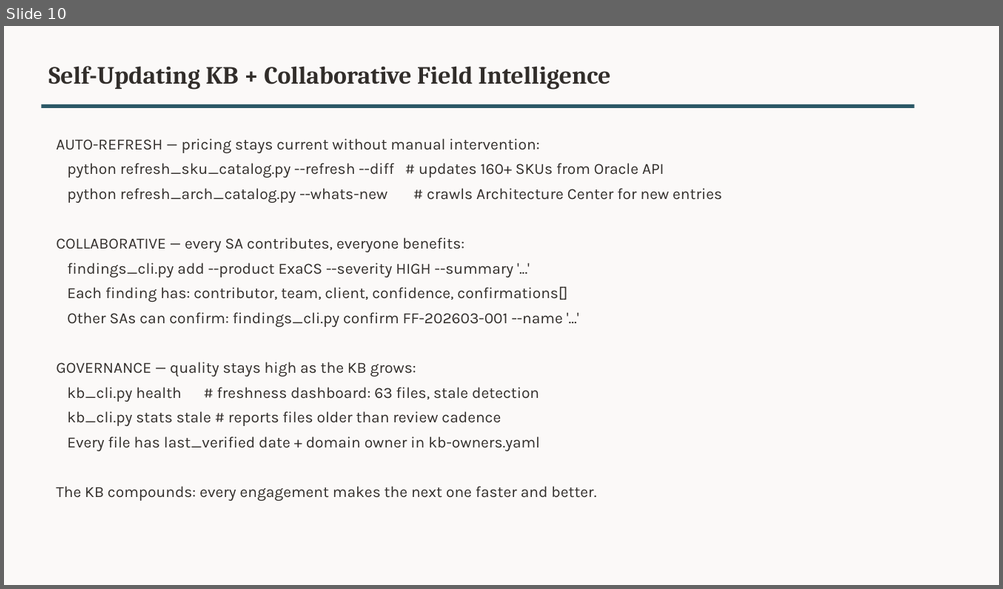
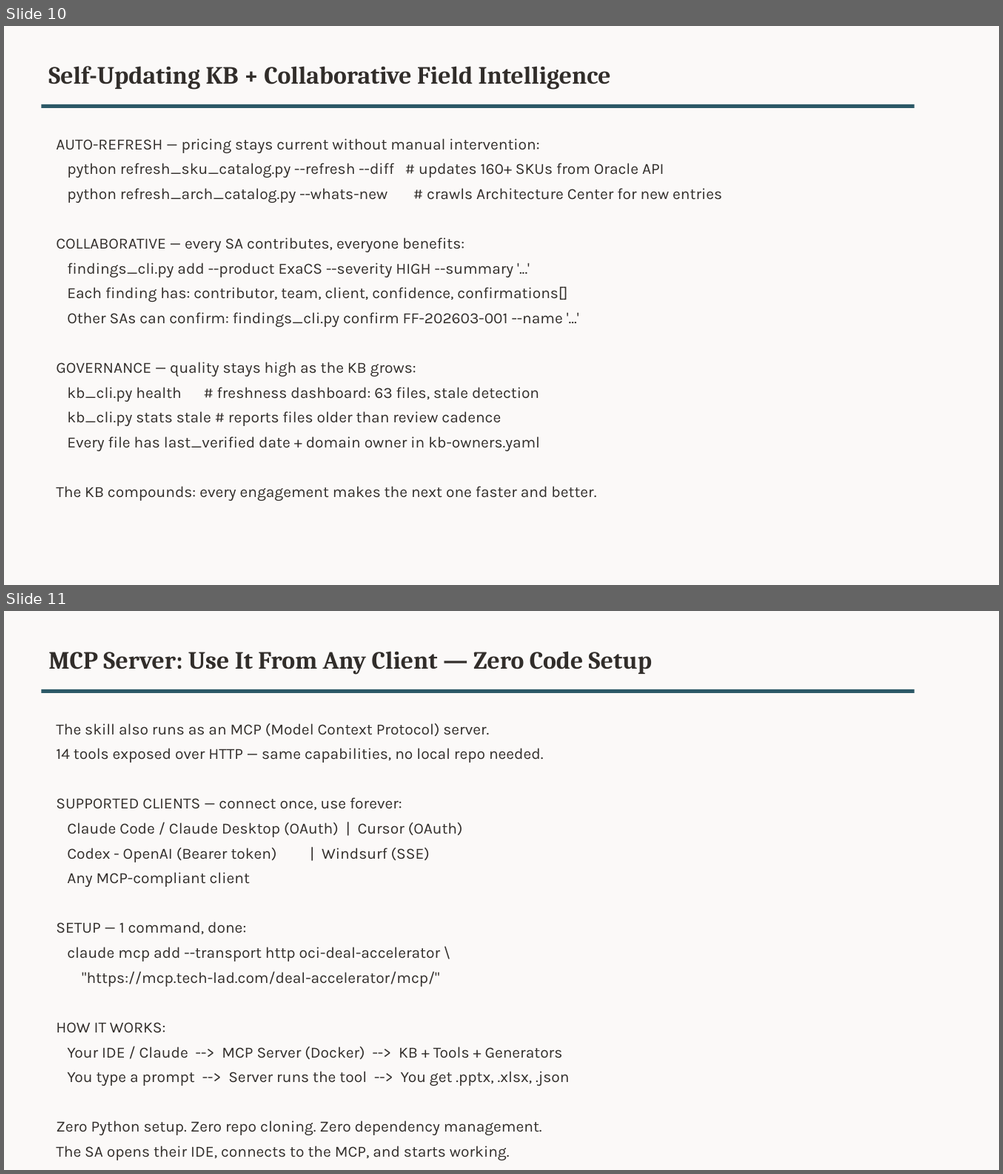
Before and after one commit to Diegoecab/oci-deal-accelerator, a slide deck: examples/output-demo-pharma-mx/demo-presentation.pptx. Shown one above the other, each under a label of ours: slide 10 before the commit, slides 10 and 11 after it. The pictures are 1003x589 and 1003x1174 pixels, drawn with LibreOffice and Linux fonts; fonts in the diff are those of the drawing; background and template pictures are left out. Boxes give left, top, right and bottom in pixels: in the first picture for what was removed or moved away, otherwise in the second. Text is boxed around its words. In the diff, an @@ line names an element or a change of style, - is before the commit and + after.

```diff
--- a/examples/output-demo-pharma-mx/demo-presentation.pptx
+++ b/examples/output-demo-pharma-mx/demo-presentation.pptx
@@ slide 11 added at box(4, 611, 999, 1170), background #FBF9F8 @@
@@ text added at box(48, 651, 652, 675), 24 pt, text #312D2A, bold @@
+MCP Server: Use It From Any Client — Zero Code Setup
@@ rectangle added at box(41, 689, 914, 693), fill #2C5967 @@
@@ text added at box(56, 723, 569, 1161), 15 pt, text #312D2A @@
+The skill also runs as an MCP (Model Context Protocol) server.
+14 tools exposed over HTTP — same capabilities, no local repo needed.
+SUPPORTED CLIENTS — connect once, use forever:
+Claude Code / Claude Desktop (OAuth) | Cursor (OAuth)
+Codex - OpenAI (Bearer token) | Windsurf (SSE)
+Any MCP-compliant client
+SETUP — 1 command, done:
+claude mcp add --transport http oci-deal-accelerator \
+"https://mcp.tech-lad.com/deal-accelerator/mcp/"
+HOW IT WORKS:
+Your IDE / Claude --> MCP Server (Docker) --> KB + Tools + Generators
+You type a prompt --> Server runs the tool --> You get .pptx, .xlsx, .json
+Zero Python setup. Zero repo cloning. Zero dependency management.
+The SA opens their IDE, connects to the MCP, and starts working.
```
Also in this commit, not shown: 2 slides changed, 1 other slide added, 1 other file.
